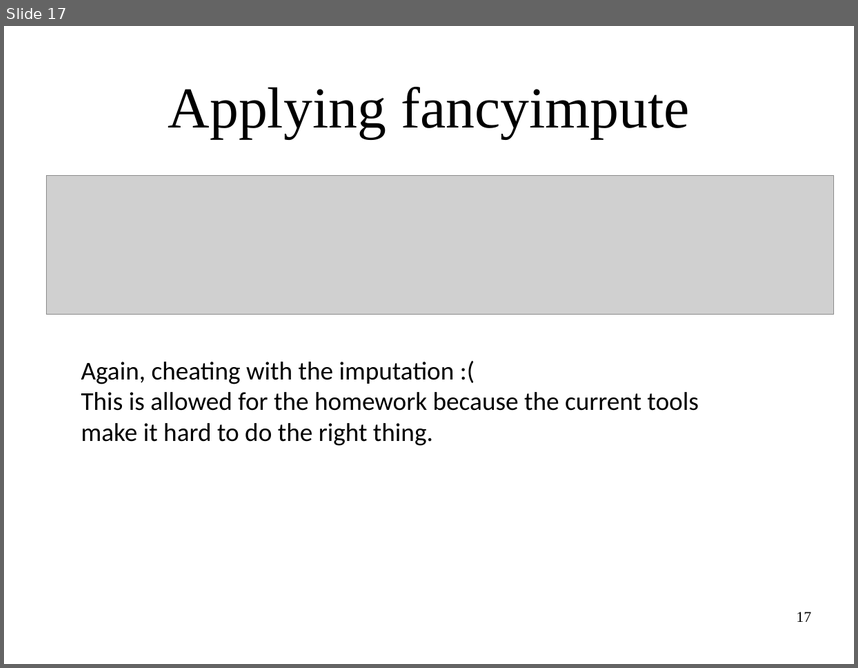
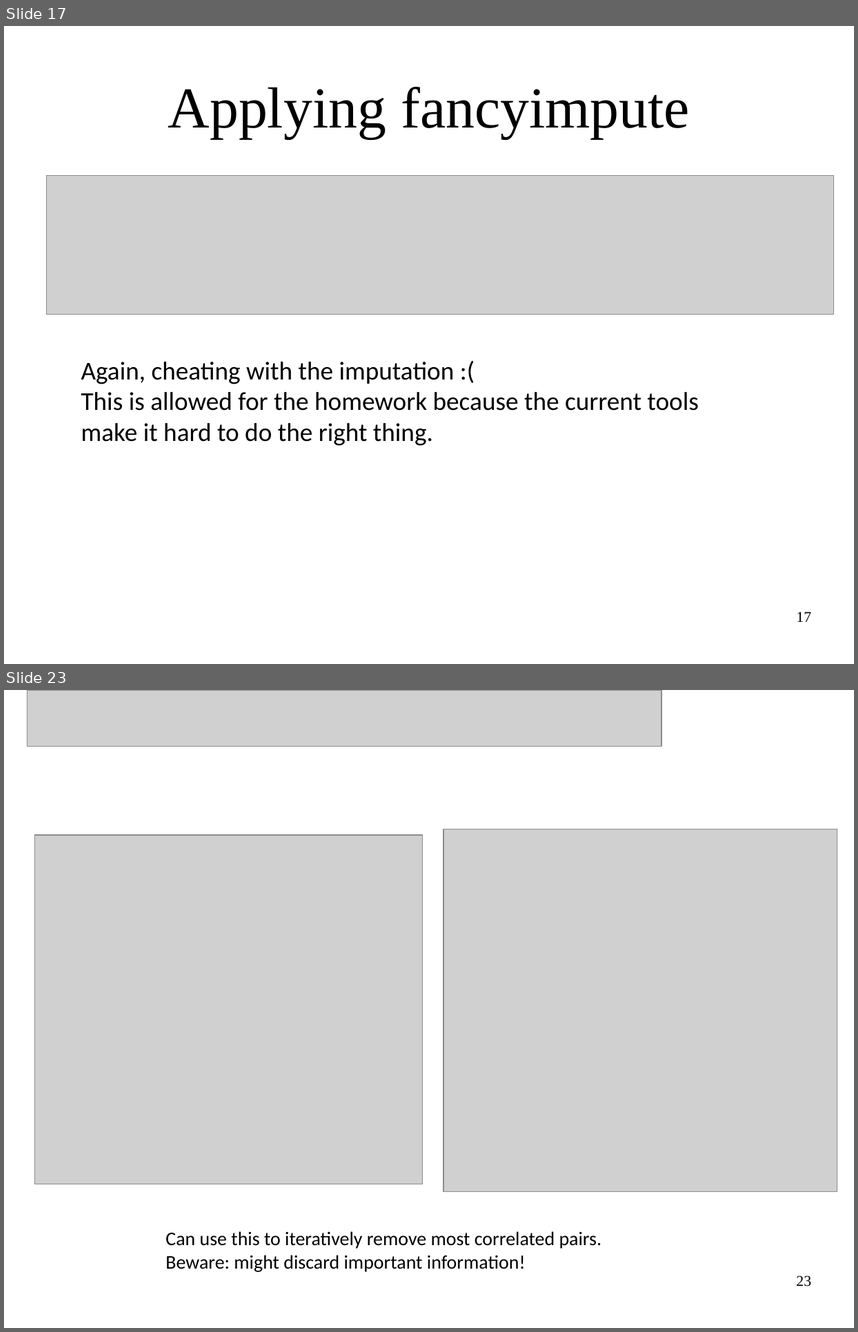
Before and after one commit to amueller/applied_ml_spring_2017, a slide deck: slides/aml-08-021317.odp. Shown one above the other, each under a label of ours: slide 17 before the commit, slides 17 and 23 after it; the slides between them are not shown. The pictures are 858x668 and 858x1332 pixels, drawn with LibreOffice and Linux fonts; fonts in the diff are those of the drawing; grey boxes stand for pictures. Boxes give left, top, right and bottom in pixels: in the first picture for what was removed or moved away, otherwise in the second. Text is boxed around its words. In the diff, an @@ line names an element or a change of style, - is before the commit and + after.

```diff
--- a/slides/aml-08-021317.odp
+++ b/slides/aml-08-021317.odp
@@ slide 23 added at <box>4,690,854,1328</box>, background #FFFFFF @@
@@ picture added at <box>27,690,662,747</box> @@
@@ picture added at <box>444,829,838,1192</box> @@
@@ picture added at <box>35,835,423,1183</box> @@
@@ text added at <box>165,1231,602,1272</box>, 18 pt, text #000000 @@
+Can use this to iteratively remove most correlated pairs.
+Beware: might discard important information!
@@ page number added at <box>796,1275,811,1286</box>, 14 pt, text #000000 @@
+23
```
Also in this commit, not shown: 14 other slides added, 1 other file.
